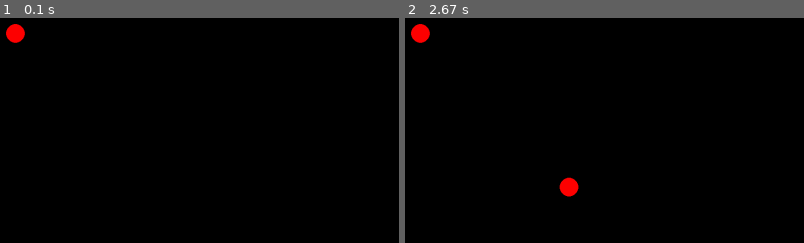
Above: before the commit, frames 1-2 (left to right).
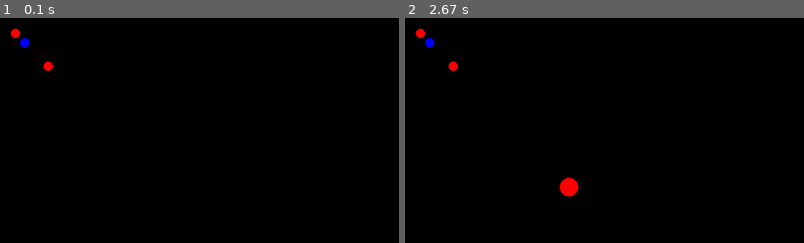
Above: after the commit, the same moments.

Repository: SurajSharma90/Atlas
Game: pygame game, started from Python/Learning/PyGame/VectorMath/__main__.py
Two runs of this game, one before a commit and one after it. Both use one fixed random seed, a clock stepped at 60 frames per second and the inputs below.
Inputs (mouse positions are % of the whole screen's width and height, from its top left):
- Up to frame 1 (0.1 s): no input
- Up to frame 2 (2.67 s): click (55, 54) at 0.38 s; click (51, 59) at 0.72 s; click (92, 51) at 1.05 s; click (56, 62) at 1.38 s; click (28, 55) at 1.72 s; click (66, 79) at 2.05 s; click (21, 37) at 2.38 s
The pictures show only the part of the screen within x 0-50%, y 0-50%; the shares and areas given below are measured in that part.

The runs differ from the first frame. In frame 1, 0.4% of the frame differs, in the area x 1-14%, y 2-24%; in frame 2, 0.4%.

Commit message:
Add functionality to add point to vector

Diff:
--- a/Python/Learning/PyGame/VectorMath/VectorMath.py
+++ b/Python/Learning/PyGame/VectorMath/VectorMath.py
@@ -9,14 +9,22 @@
 
 class Vectorf:
     def __init__(self, x: float, y: float):
-        self.x = x
-        self.y = y
-        self.magnitutde = sqrt(pow(self.x, 2) + pow(self.y, 2))
+            self.x = x
+            self.y = y
+            self.magnitutde = sqrt(pow(self.x, 2) + pow(self.y, 2))
 
     def __init__(self, a: Vector2f, b: Vector2f):
         self.x = b.x - a.x
         self.y = b.y - a.y
         self.magnitutde = sqrt(pow(self.x, 2) + pow(self.y, 2))
 
-    def normalize():
-        return self.__init__()
+    """
+    def __add__(self, other):
+        return Vectorf(Vector2f(self.x + other.x), self.y + other.y)
+    """
+
+    def normalized(self):
+        return Vectorf(self.x / self.magnitutde, self.y / self.magnitutde)
+
+    def mean_point(self, a:Vector2f, b:Vector2f):
+        return Vector2f((a.x + b.x)/2.0, (a.y + b.y)/2.0)
--- a/Python/Learning/PyGame/VectorMath/__main__.py
+++ b/Python/Learning/PyGame/VectorMath/__main__.py
@@ -5,6 +5,8 @@
 pygame.init()
 
 SCREEN_DIMENSIONS = {"x": 1920, "y": 1080}
+POINT_RADIUS = 10
+LABEL_RADIUS = 5
 
 display = pygame.display
 screen = display.set_mode((SCREEN_DIMENSIONS["x"], SCREEN_DIMENSIONS["y"]))
@@ -12,7 +14,12 @@
 
 points: [Circle] = []
 labels: [Circle] = []
-points.append(Circle(Vector2f(50.0, 50.0), 20, pygame.Color(255, 0, 0, 255)))
+points.append(Circle(Vector2f(50.0, 50.0), POINT_RADIUS, pygame.Color(255, 0, 0, 255)))
+points.append(Circle(Vector2f(120.0, 120.0), POINT_RADIUS, pygame.Color(255, 0, 0, 255)))
+
+vectorab=Vectorf(points[0].point, points[1].point)
+
+labels.append(Circle(Vector2f(vectorab.x, vectorab.y), POINT_RADIUS, pygame.Color(0, 0, 255, 255)))
 create = True
 
 running = True
@@ -49,6 +56,8 @@
 
     for point in points:
         point.render(screen)
+    for label in labels:
+        label.render(screen)
 
     display.update()
 
